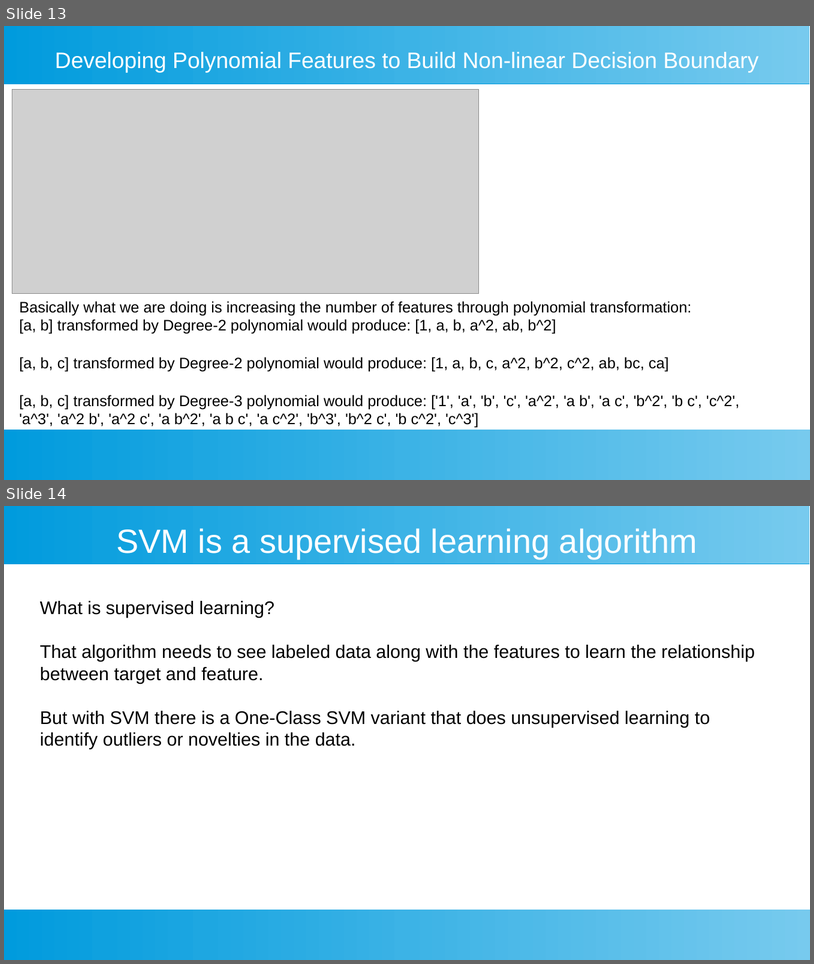
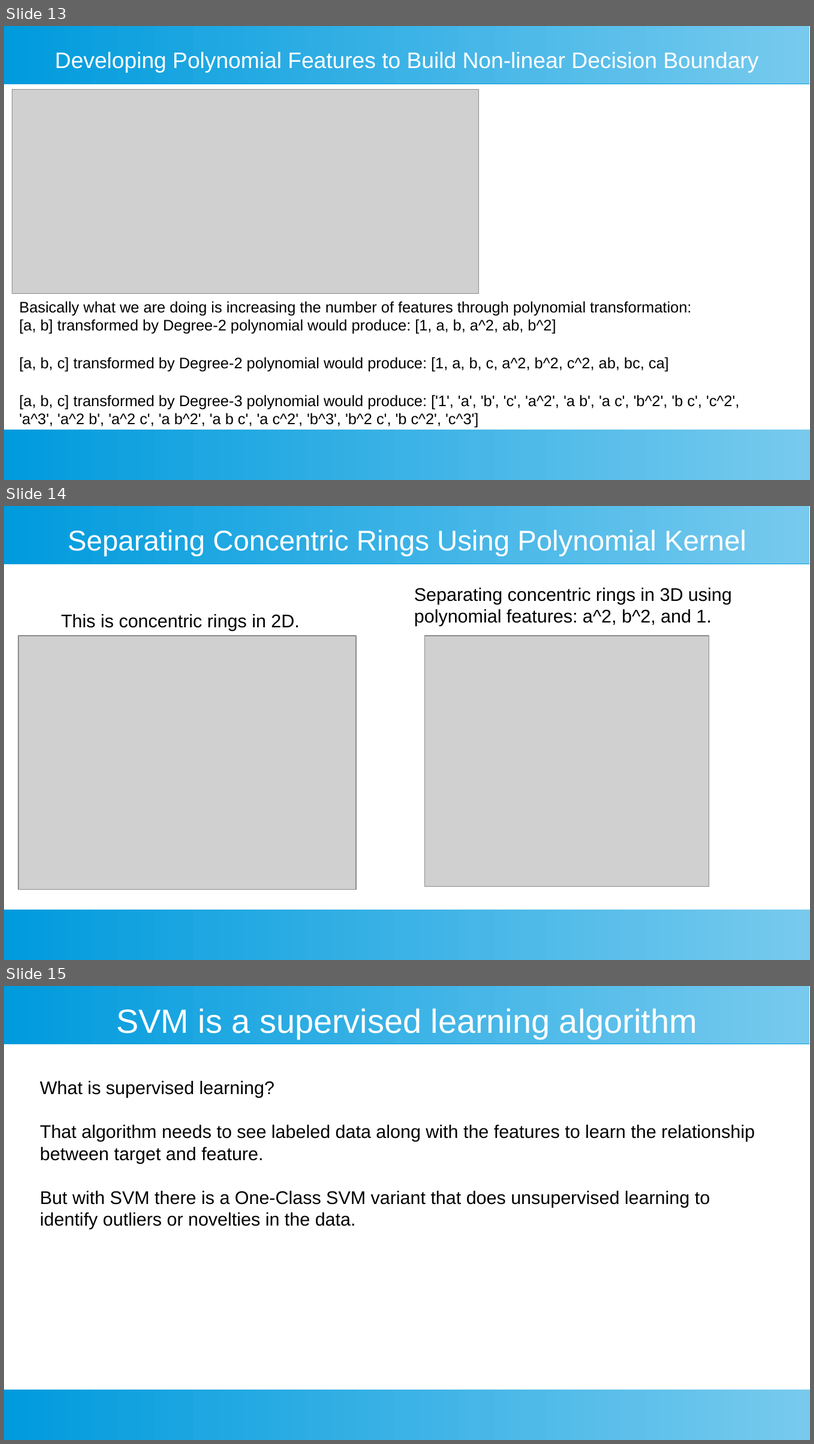
Before and after one commit to ashishjain1547/dataAnalyticsCourse, a slide deck: slides/(12) support vector machines.odp. Shown one above the other, each under a label of ours: slides 13 and 14 before the commit, slides 13, 14 and 15 after it. The pictures are 814x964 and 814x1444 pixels, drawn with LibreOffice and Linux fonts; fonts in the diff are those of the drawing; grey boxes stand for pictures. Boxes give left, top, right and bottom in pixels: in the first picture for what was removed or moved away, otherwise in the second. Text is boxed around its words. In the diff, an @@ line names an element or a change of style, - is before the commit and + after.

```diff
--- a/slides/(12) support vector machines.odp
+++ b/slides/(12) support vector machines.odp
@@ slide 14 added at bbox=[4, 506, 810, 960], background #FFFFFF; not listed: 2 template elements that a slide beside it also shows @@
@@ title added at bbox=[68, 529, 747, 556], 28 pt, text #FFFFFF @@
+Separating Concentric Rings Using Polynomial Kernel
@@ text added at bbox=[414, 588, 732, 626], 18 pt, text #000000 @@
+Separating concentric rings in 3D using polynomial features: a^2, b^2, and 1.
@@ text added at bbox=[61, 614, 299, 631], 18 pt, text #000000 @@
+This is concentric rings in 2D.
@@ picture added at bbox=[18, 636, 357, 889] @@
@@ picture added at bbox=[425, 636, 710, 886] @@
@@ what was slide 14 is now slide 15 @@
```
Also in this commit, not shown: 5 other files.
